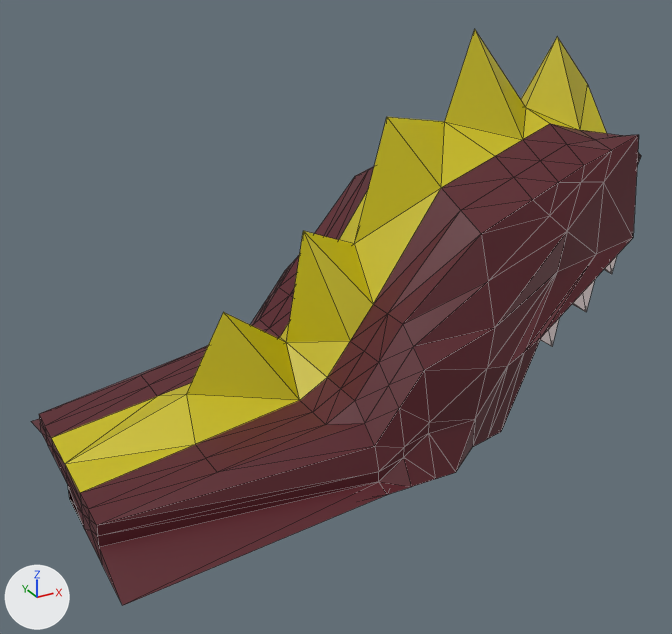
The OBJ model Resources/Models/bossOnJaw/bossOnJaw.obj, before and after one commit.
Camera for both pictures: a camera (50 mm lens) standing at (-4.09, -7.19, 4.57) and looking at (-0.22, -0.15, 1.05). Every picture has the same lights, and +X, +Y and +Z are marked at lower left. Mesh edges are drawn as thin lines. Where no turn or scale is listed for an object, it has been applied to the vertices.

The first picture shows 'ue_立方体.011'.
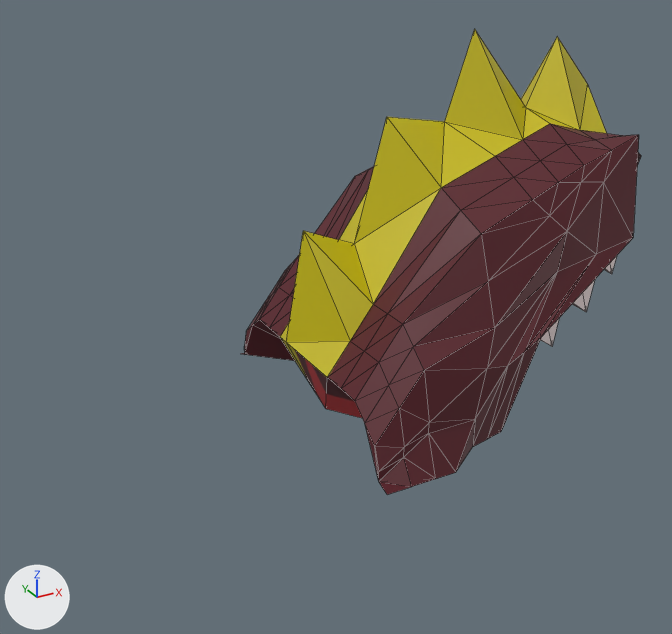
Where the change shows, as pixel boxes (x1, y1, x2, y2) in the pictures (672 x 634 px):
'ue_立方体.011', reshaped (34% narrower, 19% shorter)
    before: (31, 29, 641, 606)
    after: (241, 29, 641, 495)
part 1 of me_ue_立方体_011, cut back
    before: (31, 312, 402, 606)
    after: (244, 314, 402, 481)

Edits to the bpy script that builds the scene:
```text
Change me_ue_立方体_011:
    used by ob_ue_立方体_011; location = (0.0, 0.0, 0.0)
    remove me_ue_立方体_011.from_pydata(...)  # 244 vertices, 460 faces; spans x -2.82..2.96, y -1.56..1.56, z -0.22..3.55
    add me_ue_立方体_011.from_pydata(...)  # 204 vertices, 378 faces; spans x -0.67..2.96, y -1.56..1.56, z 0.0..3.55
    me_ue_立方体_011 part 1
    40 vertices are removed from x -2.82..-0.78, y -1.56..1.56, z -0.22..1.26
    108 faces are deleted
    26 new faces join them
```
